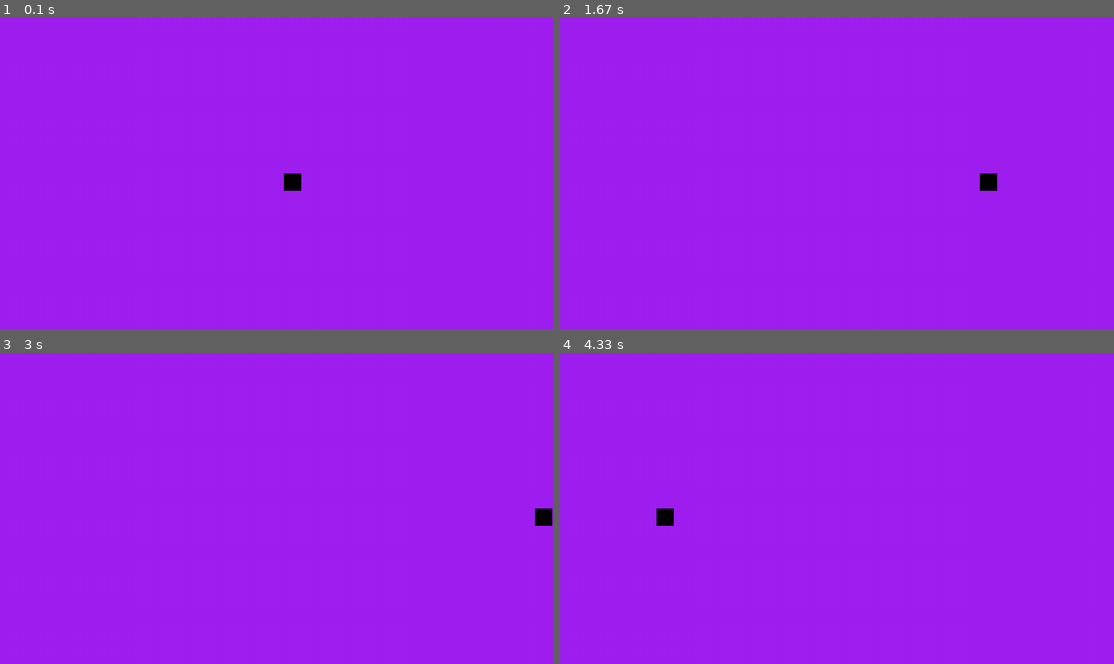
Above: before the commit, frames 1-4 (two rows, left to right).
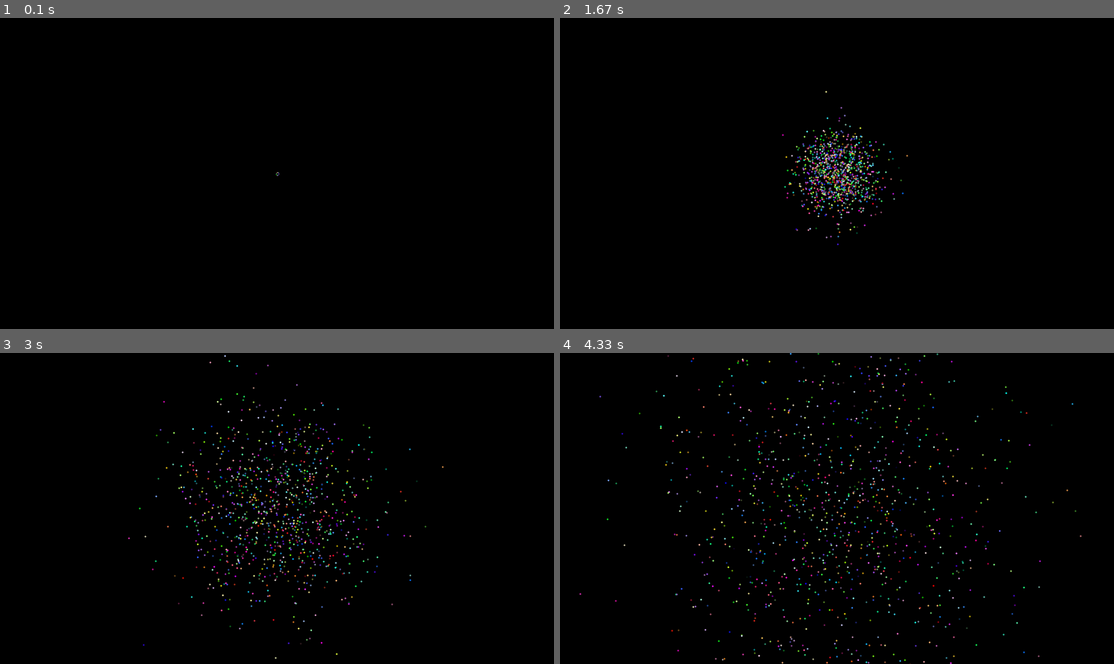
Above: after the commit, the same moments.

Repository: mikhailDyoshin/pygamePlayground
Game: pygame game, started from src/main.py
The game is run twice, just before and just after one commit, with the same random seed, the same clock (stepped at 60 frames per second) and the same inputs.
Inputs:
- Up to frame 1 (0.1 s): no input
- Up to frame 2 (1.67 s): no input
- Up to frame 3 (3 s): no input
- Up to frame 4 (4.33 s): no input

The runs differ from the first frame. In frame 1, 100% of the frame differs, in the area x 0-100%, y 0-100%; in frame 2, 100%; in frame 3, 100%; in frame 4, 100%.

Commit message:
Created functionality to update a bunch of objects

Diff:
--- a/src/main.py
+++ b/src/main.py
@@ -1,41 +1,22 @@
 # Example file showing a circle moving on screen
 import pygame
-from movement import get_distance, get_velocity, get_direction, get_acceleration
-from fsm import FSM, Event, ShapeData, draw_rect
-from periodic_printer import PeriodicPrinter
-from moving_dot import get_position, update_shape_position, screen_wrap
+from moving_object import MovingObject, Size, update_objects, display_objects, initiate_dots
 
+DOT_SIZE = Size(4, 4)
 
 def main():
 
     # pygame setup
     pygame.init()
     screen = pygame.display.set_mode((1280, 720))
+
     clock = pygame.time.Clock()
     running = True
-    velocity = pygame.Vector2(200, 0)
     dt = 0
 
-    # FSM
-    fsm = FSM()
+    dots: tuple[MovingObject, ...] = initiate_dots(number=1000, screen=screen)
 
-    # Sizes
-    size = 40
 
-    color = (0, 0, 0)
-
-    player_pos = pygame.Vector2(
-        screen.get_width() / 2,
-        screen.get_height() / 2
-    )
-
-    shape_data = ShapeData(
-        position=(player_pos.x, player_pos.y),
-        size=(size, size),
-        color=color
-    )
-
-    # printer = PeriodicPrinter(1.0)
 
     while running:
         # poll for events
@@ -44,48 +25,10 @@
             if event.type == pygame.QUIT:
                 running = False
 
-        # fill the screen with a color to wipe away anything from last frame
-        screen.fill("purple")
+        screen.fill("black")
 
-        player_pos = get_position(
-            s0=player_pos,
-            v=velocity,
-            dt=dt
-        )
-
-        player_pos = screen_wrap(player_pos, screen.get_width())
-
-        shape_data = update_shape_position(position=player_pos, shape=shape_data)
-        draw_rect(screen=screen, data=shape_data)
-        # pygame.draw.circle(screen, "red", player_pos, 40)
-
-        # Moving player
-        # keys = pygame.key.get_pressed()
-        # direction = get_direction(keys)
-        # acc = get_acceleration(direction)
-        # velocity = get_velocity(velocity, dt, keys)
-        # player_pos = get_distance(player_pos, velocity, dt)
-
-        # if (velocity.length() == 0): fsm.trigger(Event.STOP)
-
-        # if (acc.length() == 0): fsm.trigger(Event.SLOW_DOWN)
-
-        # if (acc.length() != 0): fsm.trigger(Event.ACCELERATE)
-
-        # shape_data = get_shape_data(screen, (player_pos.x, player_pos.y), fsm.state)
-
-        # fsm.update(shape_data)
-        # message = f"""
-        #     -----------------------------
-        #     FSM state -> {fsm.state.name}
-        #     Acceleration -> {acc}
-        #     Velocity -> {velocity}
-        #     Position -> {player_pos}
-        #     -----------------------------
-        # """
-        # printer.update(dt, message)
-
-        # print(f'Velocity -> {velocity}\nPosition -> {player_pos}')
+        dots = update_objects(dots, screen, dt)
+        display_objects(dots, screen=screen)
 
         # flip() the display to put your work on screen
         pygame.display.flip()
--- a/src/moving_dot.py
+++ b/src/moving_dot.py
@@ -1,14 +1,49 @@
 from pygame import Vector2
 from shape import ShapeData
 from dataclasses import replace
+from random import randint
+from typing import Callable
 
 
-def screen_wrap(position: Vector2, width: float) -> Vector2:
-    return Vector2(0, position.y) if position.x > width else position
+def screen_wrap(position: Vector2, width: float, height: float) -> Vector2:
 
+    if (position.x > width): return Vector2(0, position.y)
+
+    if (position.x < 0): return Vector2(width, position.y)
+
+    if (position.y > height): return Vector2(position.x, 0)
+
+    if (position.y < 0): return Vector2(position.x, height)
+
+    return position
+
+
+def random_vector(max_projection: int) -> Vector2:
+    x_projection = randint(0, max_projection)
+    y_projection = randint(0, max_projection)
+    return Vector2(
+        x_projection*randint(-1, 1),
+        y_projection*randint(-1, 1)
+    )
+
+type VectorTransformer = Callable[[Vector2], Vector2]
+
+def randomized(max_projection: int) -> Callable[[VectorTransformer], VectorTransformer]:
+    def randomized(func: VectorTransformer) -> VectorTransformer:
+        def inner(vector: Vector2) -> Vector2:
+            return func(vector) + random_vector(max_projection)
+        return inner
+    return randomized
+
+
+def get_velocity(*, v0: Vector2, max_projection: int) -> Vector2:
+    return v0 + random_vector(max_projection)
 
 def get_position(*, s0: Vector2, v: Vector2, dt: float) -> Vector2:
     return s0 + v * dt
+
+
+
 
 
 def update_shape_position(
--- /dev/null
+++ b/src/moving_object.py
@@ -0,0 +1,64 @@
+from dataclasses import dataclass, replace
+from pygame import Vector2, Surface, draw, Rect
+from moving_dot import get_velocity, get_position, screen_wrap
+from utils import ZERO_VECTOR, screen_center, random_color_rgb, limit_vector
+
+
+@dataclass(frozen=True)
+class Kinematics:
+    velocity: Vector2
+    position: Vector2
+
+@dataclass(frozen=True)
+class Size:
+    width: float
+    height: float
+
+@dataclass(frozen=True)
+class MovingObject:
+    kinematics: Kinematics
+    size: Size
+    color: tuple[int, int, int]
+
+    def _get_kinematics(self, screen: Surface, dt: float) -> Kinematics:
+        velocity = get_velocity(v0=self.kinematics.velocity, max_projection=10)
+        limited_velocity = limit_vector(velocity, 300)
+        position = screen_wrap(
+            position=get_position(s0=self.kinematics.position, v=limited_velocity, dt=dt),
+            width=screen.get_width(),
+            height=screen.get_height()
+        )
+        return Kinematics(
+            velocity=limited_velocity,
+            position=position
+        )
+
+    def update_kinematics(self, screen: Surface, dt: float) -> 'MovingObject':
+        return replace(self, kinematics=self._get_kinematics(screen, dt))
+
+def update_objects(objects: tuple[MovingObject, ...], screen: Surface, dt: float) -> tuple[MovingObject, ...]:
+    return tuple([mv.update_kinematics(screen, dt) for mv in objects])
+
+def draw_ellipse(
+        *,
+        screen: Surface,
+        obj: MovingObject
+    ):
+    rect = Rect(obj.kinematics.position, (obj.size.width, obj.size.height))
+    draw.ellipse(screen, obj.color, rect)
+
+
+def display_objects(objects: tuple[MovingObject, ...], screen: Surface) -> None:
+    for obj in objects:
+        draw_ellipse(screen=screen, obj=obj)
+
+
+def initiate_dots(number: int, screen: Surface) -> tuple[MovingObject, ...]:
+    return tuple([
+            MovingObject(
+                kinematics=Kinematics(velocity=ZERO_VECTOR, position=screen_center(screen)),
+                size=Size(4, 4),
+                color=random_color_rgb()
+            )
+            for _ in range(number)]
+        )
--- a/src/shape.py
+++ b/src/shape.py
@@ -2,7 +2,7 @@
 from dataclasses import dataclass
 
 
-@dataclass
+@dataclass(frozen=True)
 class ShapeData:
     position: tuple[float, float]
     size: tuple[float, float]
@@ -12,16 +12,16 @@
 def draw_ellipse(
         *,
         screen: pg.Surface,
-        data: ShapeData
-    ) -> pg.Rect:
-    rect = pg.Rect(data.position, data.size)
-    return pg.draw.ellipse(screen, data.color, rect)
+        shape: ShapeData
+    ):
+    rect = pg.Rect(shape.position, shape.size)
+    pg.draw.ellipse(screen, shape.color, rect)
 
 
 def draw_rect(
         *,
         screen: pg.Surface,
-        data: ShapeData
-    ) -> pg.Rect:
-    rect = pg.Rect(data.position, data.size)
-    return pg.draw.rect(screen, data.color, rect)
+        shape: ShapeData
+    ):
+    rect = pg.Rect(shape.position, shape.size)
+    pg.draw.rect(screen, shape.color, rect)
--- /dev/null
+++ b/src/utils.py
@@ -0,0 +1,24 @@
+from random import randint
+from pygame import Vector2, Surface
+from copy import copy
+
+ZERO_VECTOR = Vector2(0, 0)
+
+def screen_center(screen: Surface) -> Vector2:
+    return Vector2(
+        screen.get_width() / 2,
+        screen.get_height() / 2
+    )
+
+def random_color_rgb() -> tuple[int, int, int]:
+    return (randint(0, 255), randint(0, 255), randint(0, 255))
+
+
+def limit_vector(vector: Vector2, max_magnitude: float) -> Vector2:
+    vector_copy = copy(vector)
+
+    if (vector.magnitude() > max_magnitude):
+        vector_copy.scale_to_length(max_magnitude)
+        return vector_copy
+
+    return vector_copy
